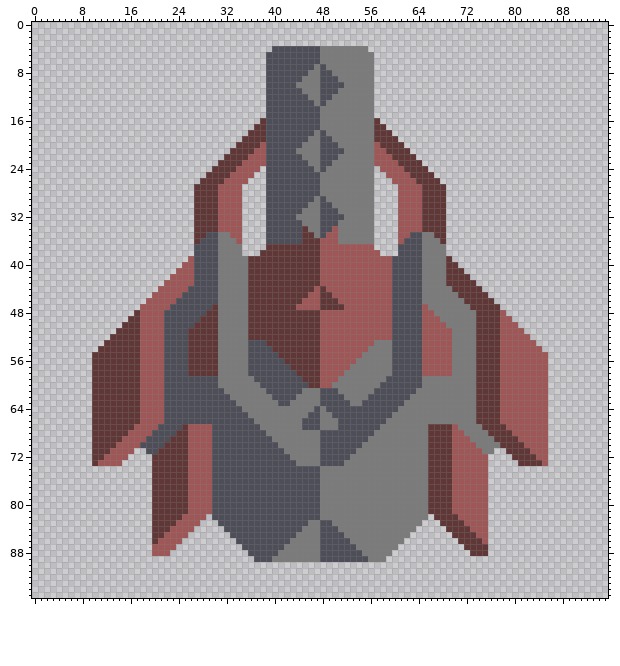
Edited in one commit: sprite sheet (sprites/blocks/turrets/flamethrower.png). The picture above was drawn from the file before the commit.
The file is 96x96 pixels.
New version:
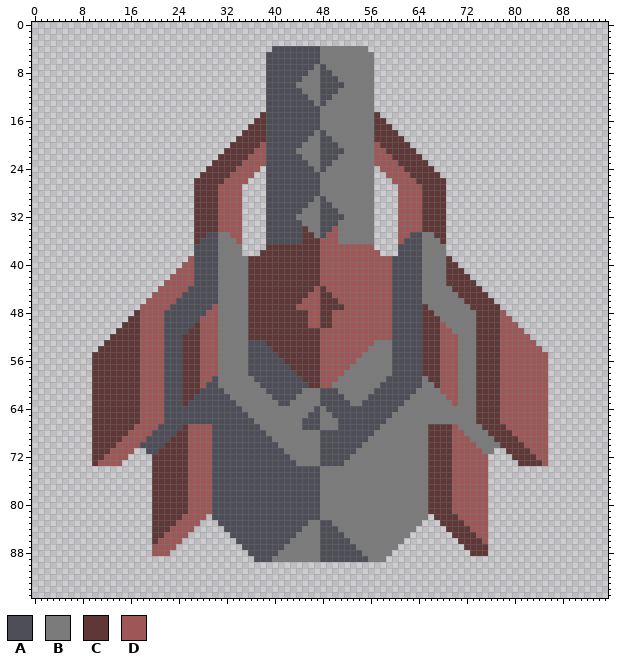
Palette (. is transparent): A #4d4e58  B #7b7b7b  C #603737  D #9e5656
Change:
Colour C is added in row 15 at x 38 and 57; in row 16 at x 37 and 58; in row 17 at x 36 and 59; in row 18 at x 35 and 60; in row 19 at x 34 and 61; in row 20 at x 33 and 62.
Colour C is added in row 21 at x 32 and 63; in row 22 at x 31 and 64; in row 23 at x 30 and 65; in row 24 at x 29 and 66; in row 25 at x 28 and 67; in row 26 at x 27 and 68.
Colour C replaces colour A in rows 52 to 58 at x 25; in rows 59 to 61 at x 25 to 27; in row 62 at x 25 to 26; in row 63 at x 25.
Colour C replaces colour B in row 59 at x 66 to 67; in row 60 at x 67.
Colour C replaces colour D in row 47 at x 65; in row 48 at x 48 to 49 and 65 to 66; in rows 49 to 50 at x 48 to 49 and 65 to 67; in rows 51 to 58 at x 65 to 67.
Colour D replaces colour A in row 59 at x 28 to 29; in row 60 at x 28.
Colour D replaces colour B in rows 52 to 58 at x 70; in rows 59 to 61 at x 68 to 70; in row 62 at x 69 to 70; in row 63 at x 70.
Colour D replaces colour C in row 47 at x 30; in row 48 at x 29 to 30 and 46 to 47; in rows 49 to 50 at x 28 to 30 and 46 to 47; in rows 51 to 58 at x 28 to 30.
Pixel boxes of the changes (left, top, right, bottom) in both pictures:
added: (194, 112, 266, 184)
added: (374, 112, 446, 184)
changed: (182, 304, 218, 406)
changed: (422, 304, 458, 406)
changed: (308, 310, 332, 328)
